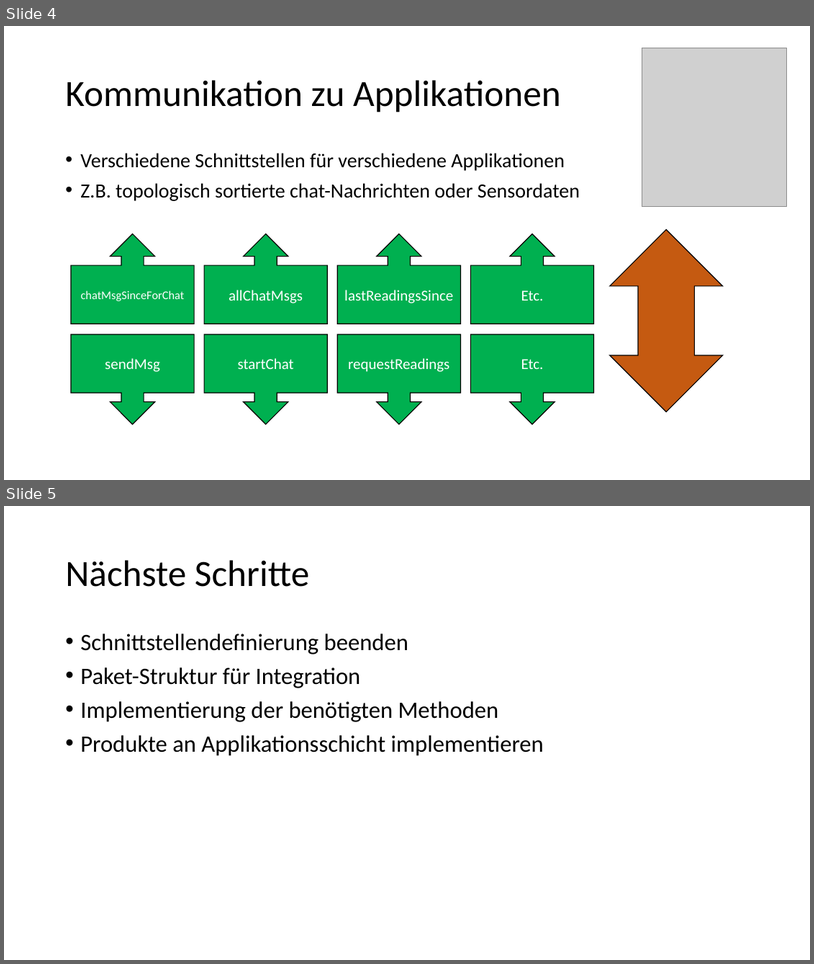
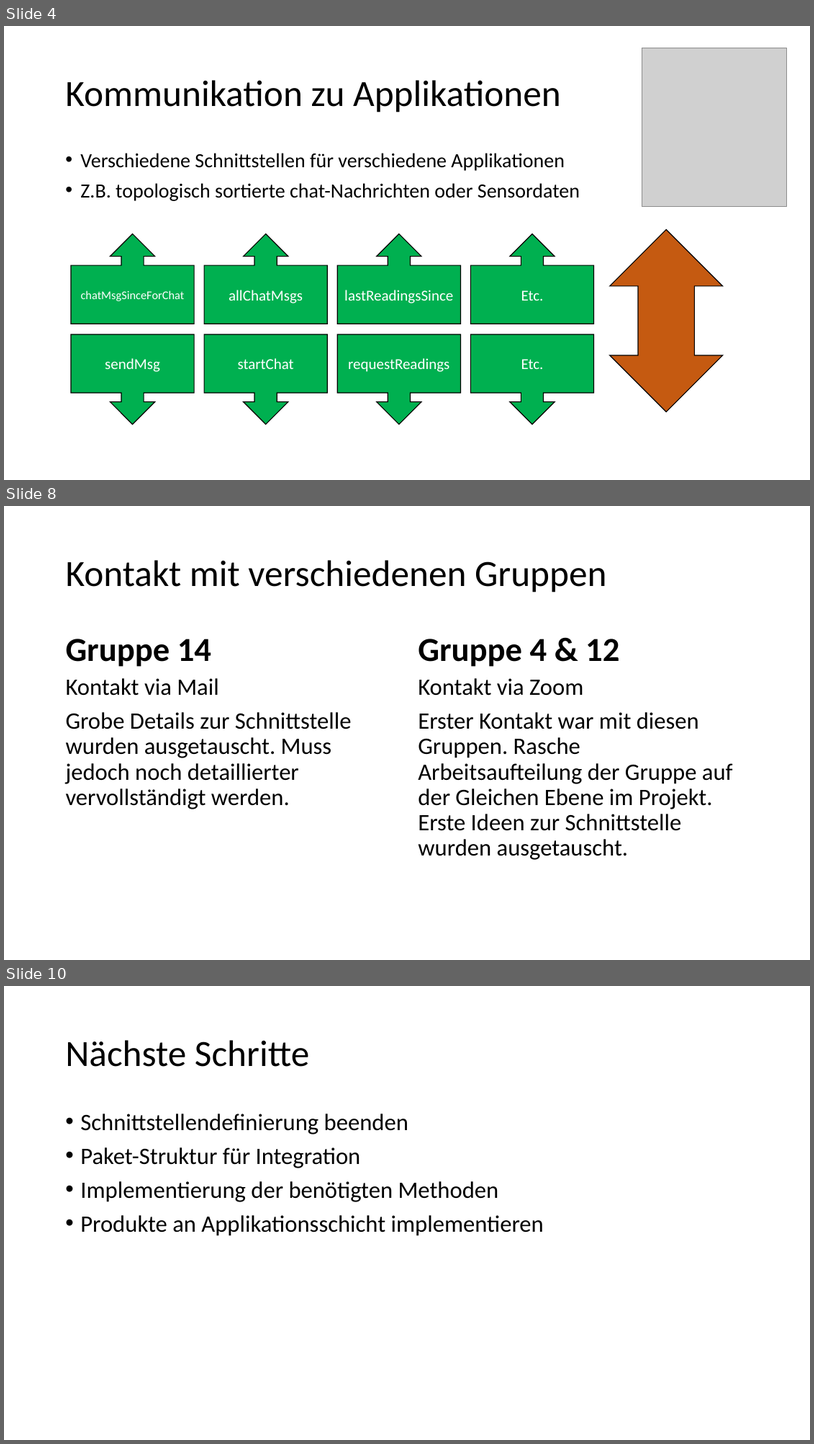
Before and after one commit to cn-uofbasel/BACnet, a slide deck: groups/07-logStore/Presentations/Zwischenstand16.04.2020.pptx. Shown one above the other, each under a label of ours: slides 4 and 5 before the commit, slides 4, 8 and 10 after it; the slides between them are not shown. The pictures are 814x964 and 814x1444 pixels, drawn with LibreOffice and Linux fonts; fonts in the diff are those of the drawing; grey boxes stand for pictures. Boxes give left, top, right and bottom in pixels: in the first picture for what was removed or moved away, otherwise in the second. Text is boxed around its words. In the diff, an @@ line names an element or a change of style, - is before the commit and + after.

Commit message:
add presentation slides

```diff
--- a/groups/07-logStore/Presentations/Zwischenstand16.04.2020.pptx
+++ b/groups/07-logStore/Presentations/Zwischenstand16.04.2020.pptx
@@ slide 8 added at bbox=[4, 506, 810, 960], background #FFFFFF @@
@@ title added at bbox=[66, 560, 607, 592], 44 pt, text #000000 @@
+Kontakt mit verschiedenen Gruppen
@@ text added at bbox=[66, 638, 211, 667], 40 pt, text #000000, bold @@
+Gruppe 14
@@ text added at bbox=[418, 638, 620, 667], 40 pt, text #000000, bold @@
+Gruppe 4 & 12
@@ text added at bbox=[66, 678, 352, 809], 28 pt, text #000000 @@
+Kontakt via Mail
+Grobe Details zur Schnittstelle wurden ausgetauscht. Muss jedoch noch detaillierter vervollständigt werden.
@@ text added at bbox=[418, 678, 733, 860], 28 pt, text #000000 @@
+Kontakt via Zoom
+Erster Kontakt war mit diesen Gruppen. Rasche Arbeitsaufteilung der Gruppe auf der Gleichen Ebene im Projekt. Erste Ideen zur Schnittstelle wurden ausgetauscht.
@@ what was slide 5 is now slide 10 @@
```
Also in this commit, not shown: 4 other slides added.
